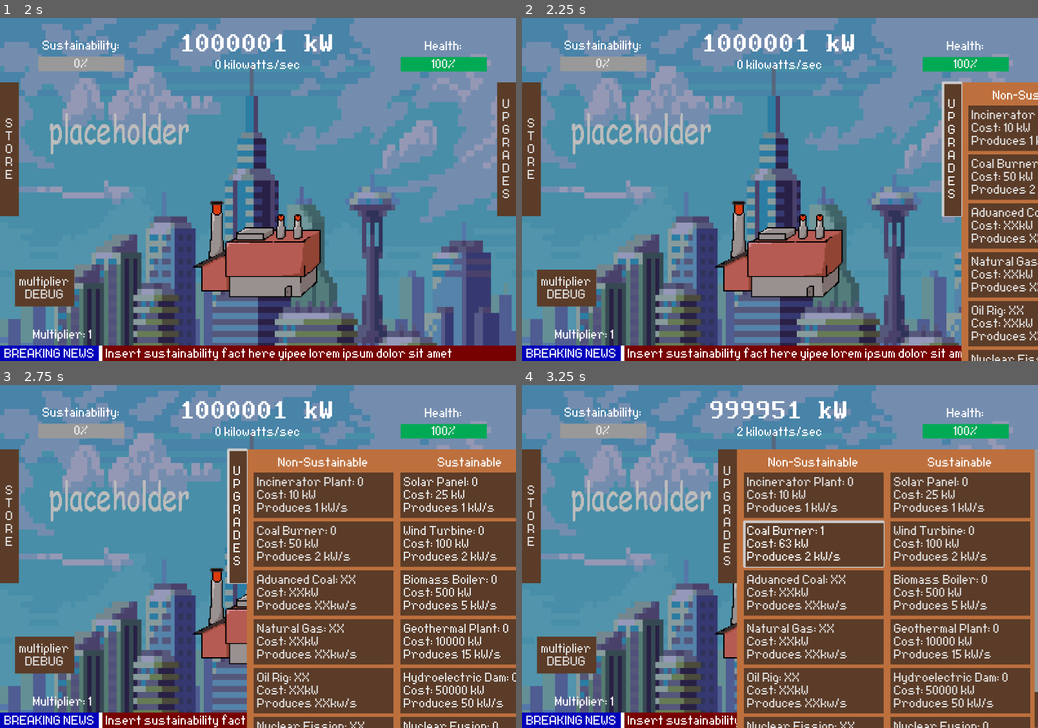
Above: before the commit, frames 1-4 (two rows, left to right).
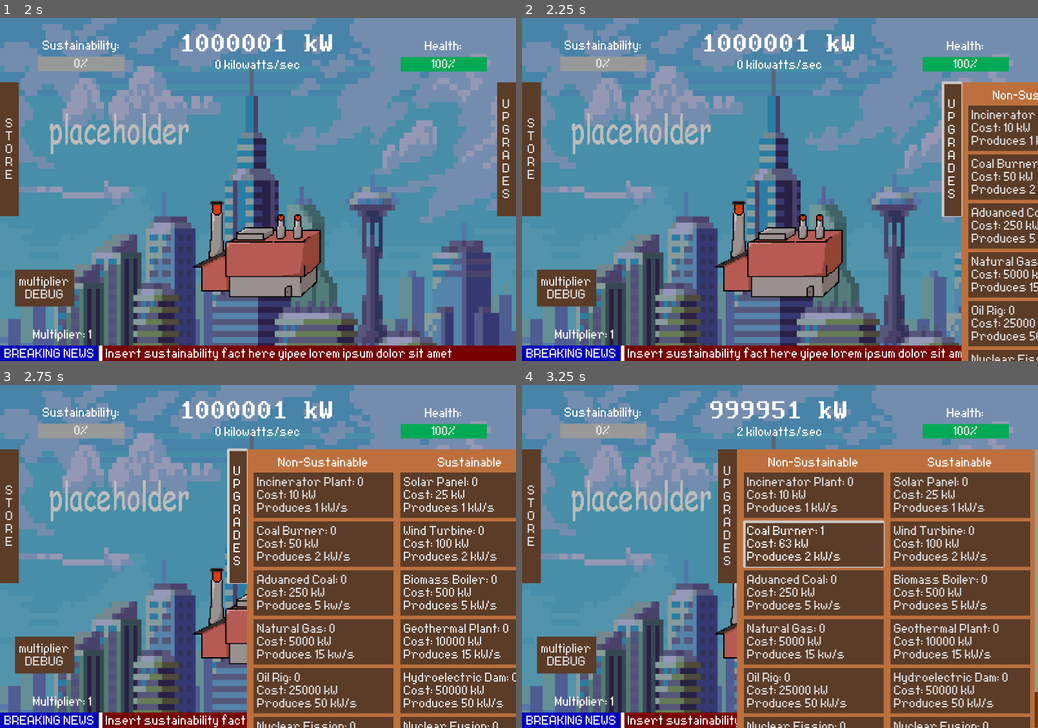
Above: after the commit, the same moments.

Repository: chu0029/SusGame
Game: Godot game, scene res://scenes/menu_start.tscn
Same seed, same stepped clock (60 frames per second), same inputs: the game is played once before the commit and once after it.
Inputs (mouse positions are in pixels of both pictures, inside the frame that each line leads up to):
- Up to frame 1 (2 s): click "START?" at 0.5 s; click (258, 244) at 1.25 s
- Up to frame 2 (2.25 s): click "U P G R A D E S" at 2 s
- Up to frame 3 (2.75 s): no input
- Up to frame 4 (3.25 s): click "Coal Burner: 0 Cost: 50 kW Pr…" at 2.75 s

Frame 1 is identical in both runs. In frame 2, 0.4% of the frame differs, in the area x 93-100%, y 59-94%; in frame 3, 0.8%, in the area x 56-71%, y 55-100%; in frame 4, 0.8%.

Commit message:
FINISHED nonsus upgrades

Diff:
--- a/scenes/gametest.tscn
+++ b/scenes/gametest.tscn
@@ -17,7 +17,7 @@
 streams_count = 1
 stream_0/stream = ExtResource("4_xe5qx")
 
-[node name="Control" type="Control" node_paths=PackedStringA …(94 unchanged characters)… ", "bgm", "incineratorplant", "coal", "autoclicker", "solarpanel", "windturbine" …(85 unchanged characters)…
+[node name="Control" type="Control" node_paths=PackedStringA …(94 unchanged characters)… ", "bgm", "incineratorplant", "coal", "advcoal", "natgas", "oilrig", "nfission", "autoclicker", "solarpanel", "windturbine" …(85 unchanged characters)…
 layout_mode = 3
 anchors_preset = 15
 anchor_right = 1.0
@@ -35,6 +35,10 @@
 bgm = NodePath("bgm")
 incineratorplant = NodePath("Panel/ScrollContainer/MarginContainer/HBoxContainer/nonsusvbox/incPlant")
 coal = NodePath("Panel/ScrollContainer/MarginContainer/HBoxContainer/nonsusvbox/coal")
+advcoal = NodePath("Panel/ScrollContainer/MarginContainer/HBoxContainer/nonsusvbox/advCoal")
+natgas = NodePath("Panel/ScrollContainer/MarginContainer/HBoxContainer/nonsusvbox/natGas")
+oilrig = NodePath("Panel/ScrollContainer/MarginContainer/HBoxContainer/nonsusvbox/oilRig")
+nfission = NodePath("Panel/ScrollContainer/MarginContainer/HBoxContainer/nonsusvbox/nFission")
 autoclicker = NodePath("autoclicker")
 solarpanel = NodePath("Panel/ScrollContainer/MarginContainer/HBoxContainer/susvbox/solarpanel")
 windturbine = NodePath("Panel/ScrollContainer/MarginContainer/HBoxContainer/susvbox/windturbine")
@@ -207,30 +211,30 @@
 
 [node name="advCoal" type="Button" parent="Panel/ScrollContainer/MarginContainer/HBoxContainer/nonsusvbox"]
 layout_mode = 2
-text = "Advanced Coal: XX
-Cost: XXkW
-Produces XXkw/s"
+text = "Advanced Coal: 0
+Cost: 250 kW
+Produces 5 kw/s"
 alignment = 0
 
 [node name="natGas" type="Button" parent="Panel/ScrollContainer/MarginContainer/HBoxContainer/nonsusvbox"]
 layout_mode = 2
-text = "Natural Gas: XX
-Cost: XXkW
-Produces XXkw/s"
+text = "Natural Gas: 0
+Cost: 5000 kW
+Produces 15 kw/s"
 alignment = 0
 
 [node name="oilRig" type="Button" parent="Panel/ScrollContainer/MarginContainer/HBoxContainer/nonsusvbox"]
 layout_mode = 2
-text = "Oil Rig: XX
-Cost: XXkW
-Produces XXkw/s"
+text = "Oil Rig: 0
+Cost: 25000 kW
+Produces 50 kW/s"
 alignment = 0
 
 [node name="nFission" type="Button" parent="Panel/ScrollContainer/MarginContainer/HBoxContainer/nonsusvbox"]
 layout_mode = 2
-text = "Nuclear Fission: XX
-Cost: XXkW
-Produces XXkw/s"
+text = "Nuclear Fission: 0
+Cost: 500000kW
+Produces 1000 kW/s"
 alignment = 0
 
 [node name="susvbox" type="VBoxContainer" parent="Panel/ScrollContainer/MarginContainer/HBoxContainer"]
@@ -517,6 +521,10 @@
 [connection signal="pressed" from="autoclicker" to="." method="_on_autoclicker_pressed"]
 [connection signal="pressed" from="Panel/ScrollContainer/MarginContainer/HBoxContainer/nonsusvbox/incPlant" to="." method="_on_inc_plant_pressed"]
 [connection signal="pressed" from="Panel/ScrollContainer/MarginContainer/HBoxContainer/nonsusvbox/coal" to="." method="_on_coal_pressed"]
+[connection signal="pressed" from="Panel/ScrollContainer/MarginContainer/HBoxContainer/nonsusvbox/advCoal" to="." method="_on_adv_coal_pressed"]
+[connection signal="pressed" from="Panel/ScrollContainer/MarginContainer/HBoxContainer/nonsusvbox/natGas" to="." method="_on_nat_gas_pressed"]
+[connection signal="pressed" from="Panel/ScrollContainer/MarginContainer/HBoxContainer/nonsusvbox/oilRig" to="." method="_on_oil_rig_pressed"]
+[connection signal="pressed" from="Panel/ScrollContainer/MarginContainer/HBoxContainer/nonsusvbox/nFission" to="." method="_on_n_fission_pressed"]
 [connection signal="pressed" from="Panel/ScrollContainer/MarginContainer/HBoxContainer/susvbox/solarpanel" to="." method="_on_solarpanel_pressed"]
 [connection signal="pressed" from="Panel/ScrollContainer/MarginContainer/HBoxContainer/susvbox/windturbine" to="." method="_on_windturbine_pressed"]
 [connection signal="pressed" from="Panel/ScrollContainer/MarginContainer/HBoxContainer/susvbox/biomass" to="." method="_on_biomass_pressed"]
--- a/scripts/gametest.gd
+++ b/scripts/gametest.gd
@@ -13,6 +13,10 @@
 #exports unsustainable buttons so they can be used in code
 @export var incineratorplant: Button
 @export var coal: Button
+@export var advcoal: Button
+@export var natgas: Button
+@export var oilrig: Button
+@export var nfission: Button
 
 @export var autoclicker: Button #export buttons (im sure theres a better way to do this)
 #update: there IS a better way to do this - use $path-to-file (it autocompletes itself)
@@ -66,7 +70,7 @@
 func UpdateLabelText() -> void:
 	counter.text = "%s kW" %power
 	multipcounter.text = "Multiplier: %s" %multiplier
-	kws = solarpanelcount + windturbinecount*2 + biomasscount*5 + geothermalplantcount*15 + hydroelectricdamcount*50 + nuclearfusioncount*1000 + nonsuscount[0] + nonsuscount[1]*2
+	kws = solarpanelcount + windturbinecount*2 + biomasscount*5 + geothermalplantcount*15 + hydroelectricdamcount*50 + nuclearfusioncount*1000 + nonsuscount[0] + nonsuscount[1]*2 + nonsuscount[2]*5 + nonsuscount[3]*15 + nonsuscount[4]*50 + nonsuscount[5]*1000
 	kwslabel.text = '%s kilowatts/sec' %kws
 	$sustainability/susbar.value = sustainability
 	$health/healthbar.value = health
@@ -87,6 +91,10 @@
 	power += 1000 * nuclearfusioncount
 	power += 1 * nonsuscount[0]
 	power += 2 * nonsuscount[1]
+	power += 5 * nonsuscount[2]
+	power += 15 * nonsuscount[3]
+	power += 50 * nonsuscount[4]
+	power += 1000 * nonsuscount[5]
 
 func _on_factory_button_down() -> void:
 	CreatePower()
@@ -202,3 +210,31 @@
 		costn[1] = output[0]
 		nonsuscount[1] = output[1]
 		coal.text = 'Coal Burner: %s \n Cost: %d kW \n Produces 2 kW/s' %[nonsuscount[1], costn[1]]
+
+func _on_adv_coal_pressed() -> void:
+	if power >= costn[2]:
+		var output = upgradeClicker(costn[2], nonsuscount[2])
+		costn[2] = output[0]
+		nonsuscount[2] = output[1]
+		advcoal.text = 'Advanced Coal Burner: %s \n Cost: %d kW \n Produces 5 kW/s' %[nonsuscount[2], costn[2]]
+
+func _on_nat_gas_pressed() -> void:
+	if power >= costn[3]:
+		var output = upgradeClicker(costn[3], nonsuscount[3])
+		costn[3] = output[0]
+		nonsuscount[3] = output[1]
+		natgas.text = 'Natural Gas: %s \n Cost: %d kW \n Produces 15 kW/s' %[nonsuscount[3], costn[3]]
+
+func _on_oil_rig_pressed() -> void:
+	if power >= costn[4]:
+		var output = upgradeClicker(costn[4], nonsuscount[4])
+		costn[4] = output[0]
+		nonsuscount[4] = output[1]
+		oilrig.text = 'Oil Rig: %s \n Cost: %d kW \n Produces 50 kW/s' %[nonsuscount[4], costn[4]]
+
+func _on_n_fission_pressed() -> void:
+	if power >= costn[5]:
+		var output = upgradeClicker(costn[5], nonsuscount[5])
+		costn[5] = output[0]
+		nonsuscount[5] = output[1]
+		nfission.text = 'Nuclear Fission: %s \n Cost: %d kW \n Produces 1000 kW/s' %[nonsuscount[5], costn[5]]
